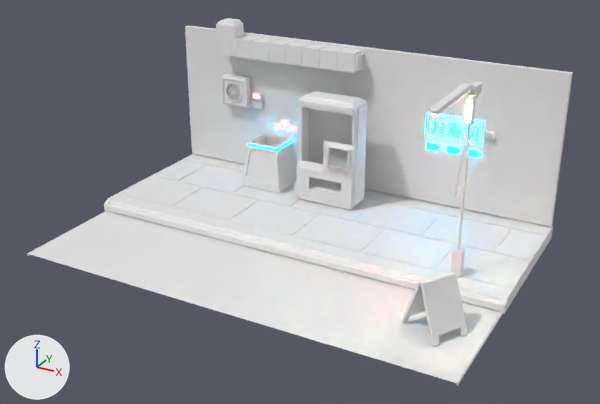
A saved change to the glTF model public/vendingMachine_scene.glb.
Rendered twice from a 50 mm camera at (20.79, -42.36, 20.63) aimed at (0.75, -5.93, 2.42). The lights are fixed; the arrows at lower left show +X, +Y and +Z. Where no turn or scale is listed for an object, it has been applied to the vertices.

Script lines for the objects in view, before the commit:
```python
me_cube_054 = bpy.data.meshes.new('Cube.054')
me_cube_054.from_pydata(...)  # 4192 vertices, 7843 faces; spans x -12.7..12.6, y -13.4..2.9, z -0.8..10.3
ob_mergegeo = bpy.data.objects.new('mergeGeo', me_cube_054)
ob_mergegeo.location = (0.0, 0.0, 0.0)
```
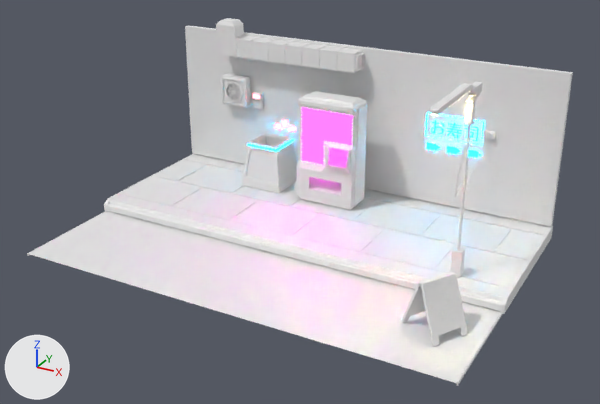
Where the newer file only moved an object's origin or applied its transform, the numbers keep the older frame.

Boxes (x1, y1, x2, y2) around the edits, measured in the pictures (600 x 404 px):
'screen', added
    after: (302, 107, 352, 164)

Diff of the bpy script that builds the scene:
```diff
--- a/public/vendingMachine_scene.glb.py
+++ b/public/vendingMachine_scene.glb.py
@@ mat_screenlight @@
+mat_screenlight = principled_material('screenLight')
+mat_screenlight.base_color = (0.0, 0.0, 0.0)  # black #000000
+mat_screenlight.metallic = 1.0
+mat_screenlight.roughness = 1.0
+mat_screenlight.emission_color = (1.0, 0.0152, 0.815)  # pink #ff21e9
+mat_screenlight.emission_strength = 15.0
@@ me_cube_006 @@
+me_cube_006.from_pydata(...)  # 1569 vertices, 2960 faces; spans x -2.04..1.33, y -0.6, z 2.52..6.08
+me_cube_006.materials.append(mat_screenlight)  # black #000000
@@ ob_screen @@
+ob_screen = bpy.data.objects.new('screen', me_cube_006)
+ob_screen.location = (0.0, 0.0, 0.0)
```
